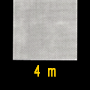
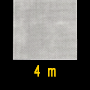
Layer changes from the first 90×90 image to the second:
painted on "Background" over bbox(12, 0, 78, 61)
